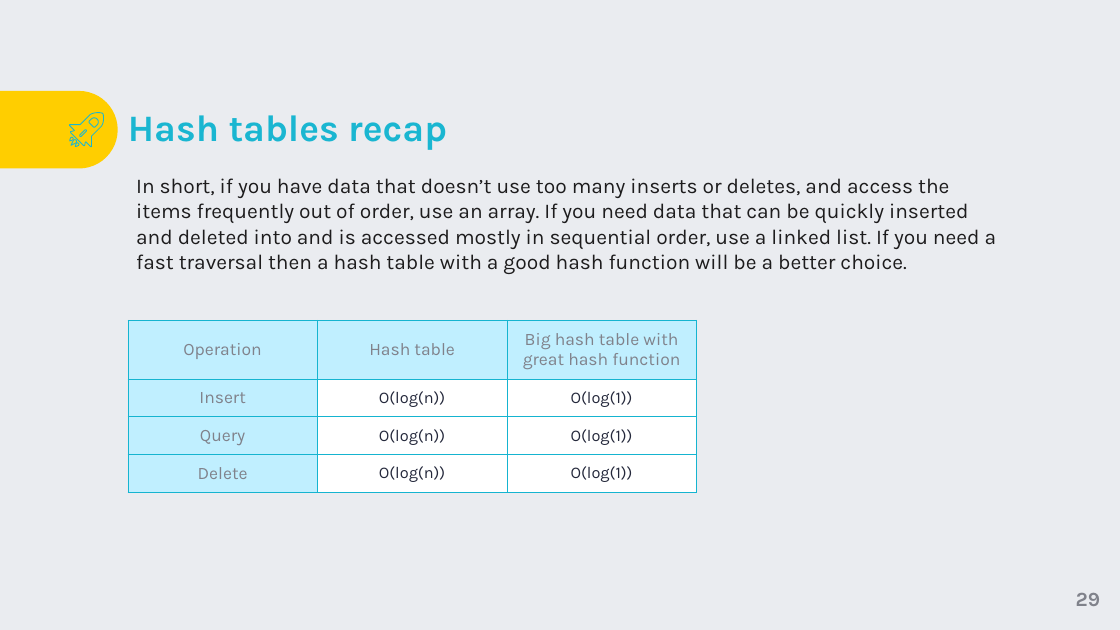
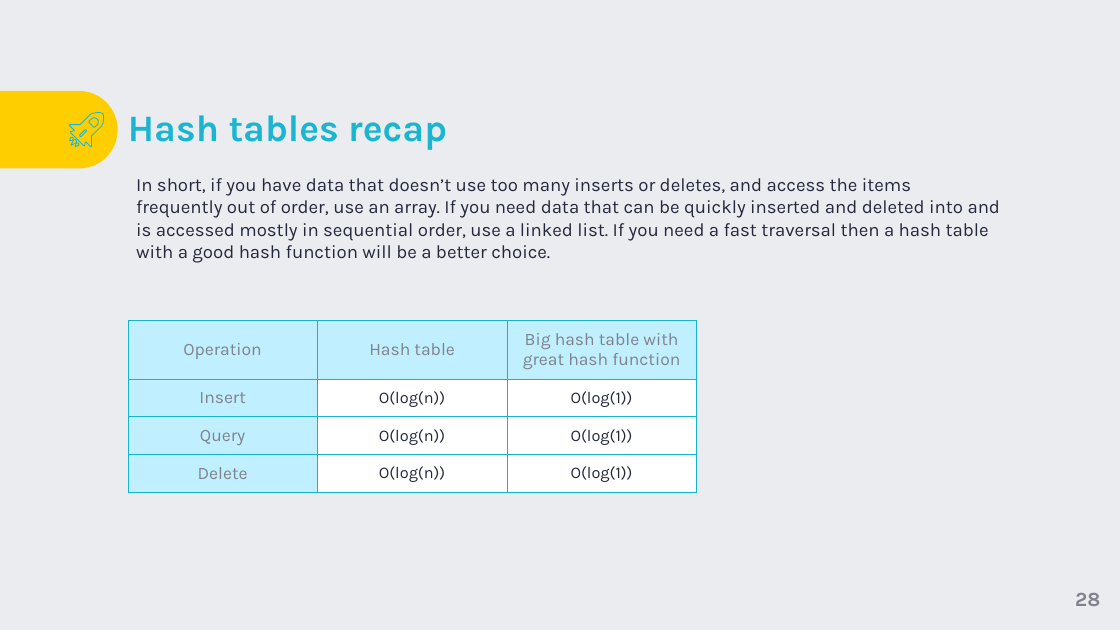
Before and after one commit to TigranVardanyan/Algorithms-and-Data-structures, a slide deck: slide 28 of ds&a.pptx (slide 29 before the commit). Drawn at 1120x630 pixels with LibreOffice and Linux fonts; fonts in the diff are those of the drawing; background and template pictures are left out. Boxes give left, top, right and bottom in pixels: in the first picture for what was removed or moved away, otherwise in the second. Text is boxed around its words. In the diff, an @@ line names an element or a change of style, - is before the commit and + after.

```diff
--- a/ds&a.pptx
+++ b/ds&a.pptx
@@ text "In short, if you have ..." at (x1=136, y1=178, x2=1001, y2=263): size 18 to 16 pt, text colour #1D1C1D to #24283B @@
```
Also in this commit, not shown: 13 other slides changed, 2 slides added, 4 slides removed, 1 other file.
